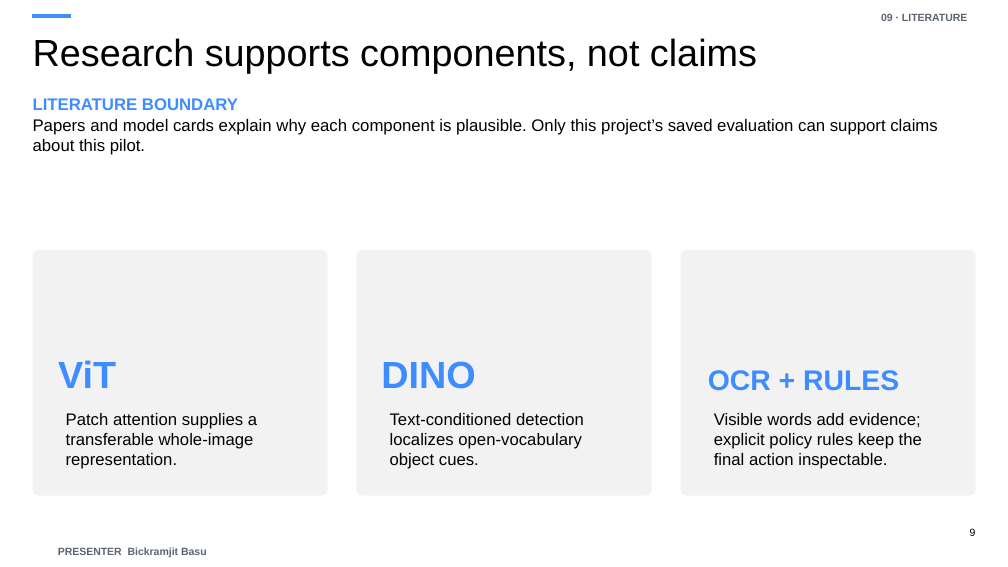
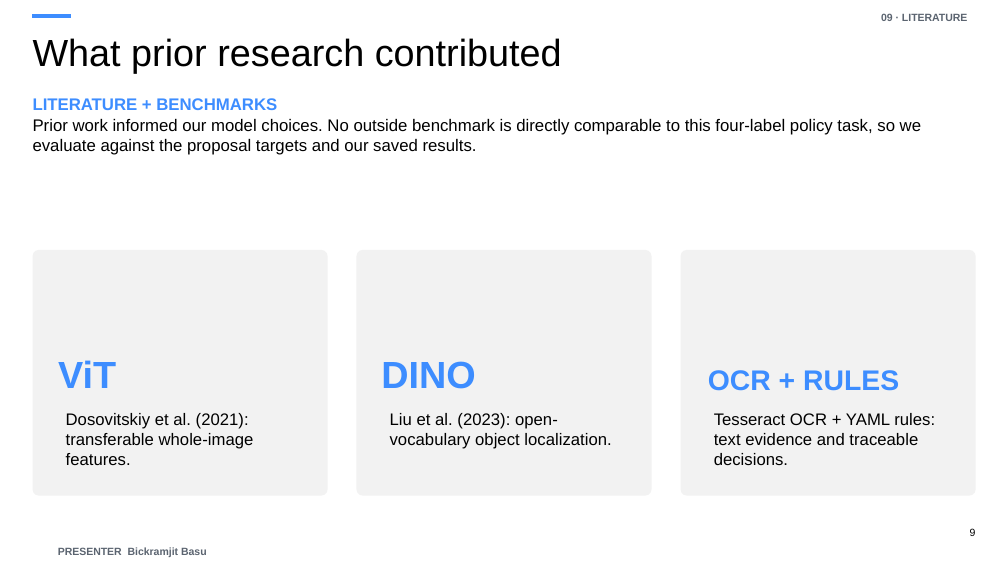
Before and after one commit to Swarnaditya-Maitra/MS_DSP_462_ComputerVision_ad-safety-moderation-pipeline, a slide deck: slide 9 of outputs/presentation/ad_safety_management_presentation.pptx. Drawn at 1008x567 pixels with LibreOffice and Linux fonts; fonts in the diff are those of the drawing. Boxes give left, top, right and bottom in pixels: in the first picture for what was removed or moved away, otherwise in the second. Text is boxed around its words. In the diff, an @@ line names an element or a change of style, - is before the commit and + after.

Commit message:
Finalize submission artifacts and publish technical book

```diff
--- a/outputs/presentation/ad_safety_management_presentation.pptx
+++ b/outputs/presentation/ad_safety_management_presentation.pptx
@@ text at box(33, 38, 562, 73): text changed @@
-Research supports components, not claims
+What prior research contributed
@@ text at box(33, 98, 921, 155): text changed @@
-LITERATURE BOUNDARY
-Papers and model cards explain why each component is plausible. Only this project’s saved evaluation can support claims about this pilot.
+LITERATURE + BENCHMARKS
+Prior work informed our model choices. No outside benchmark is directly comparable to this four-label policy task, so we evaluate against the proposal targets and our saved results.
@@ text at box(66, 413, 254, 465): text changed @@
-Patch attention supplies a transferable whole-image representation.
+Dosovitskiy et al. (2021): transferable whole-image features.
@@ text at box(390, 413, 611, 449): text changed @@
-Text-conditioned detection localizes open-vocabulary object cues.
+Liu et al. (2023): open-vocabulary object localization.
@@ text at box(714, 413, 935, 465): text changed @@
-Visible words add evidence; explicit policy rules keep the final action inspectable.
+Tesseract OCR + YAML rules: text evidence and traceable decisions.
```
Also in this commit, not shown: 14 other slides changed, 39 other files.
